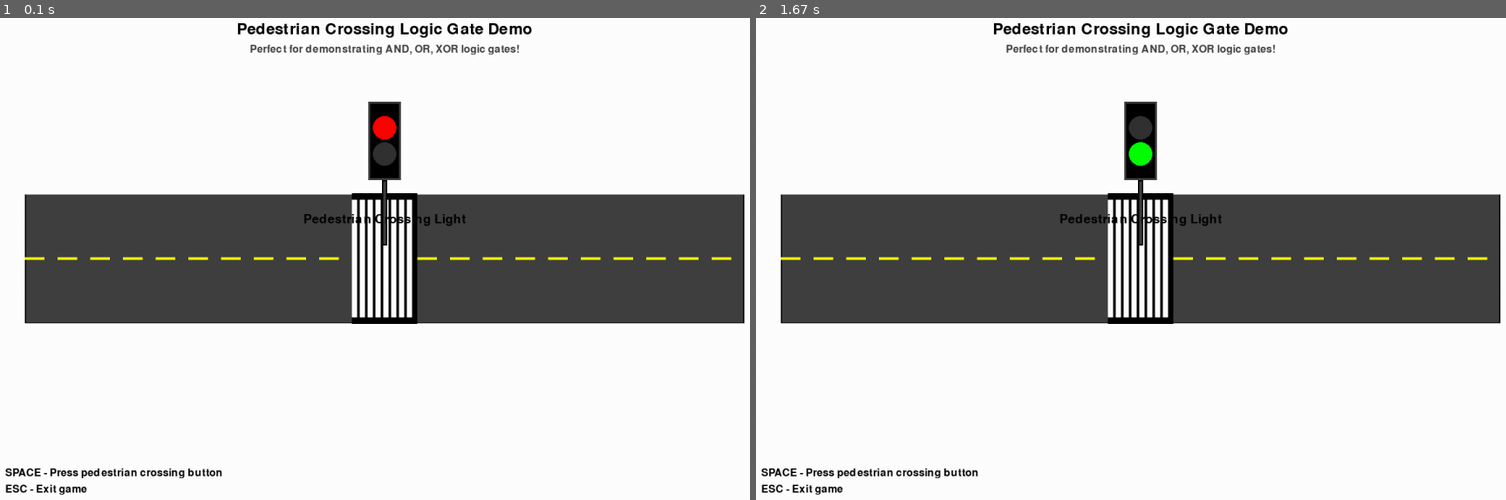
Above: before the commit, frames 1-2 (left to right).
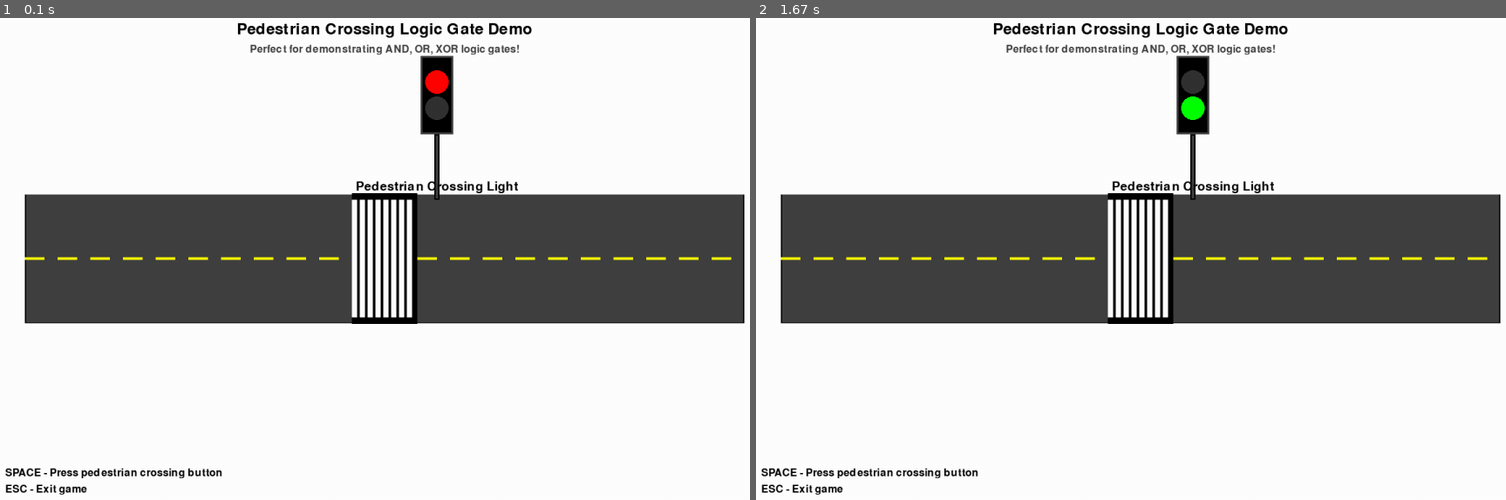
Above: after the commit, the same moments.

Repository: Ekpenga9000/traffic-crossing
Game: pygame game, started from main.py
Same seed, same stepped clock (60 frames per second), same inputs: the game is played once before the commit and once after it.
Inputs:
- Up to frame 1 (0.1 s): no input
- Up to frame 2 (1.67 s): tap Space at 0.33 s

The runs differ from the first frame. In frame 1, 2.0% of the frame differs, in the area x 40-70%, y 7-48%; in frame 2, 2.0%.

Commit message:
Traffic light position updated.

Diff:
--- a/main.py
+++ b/main.py
@@ -58,8 +58,8 @@
 
         # Pedestrian traffic light (only red and green, no yellow)
         self.pedestrian_light = TrafficLight(
-            x=center_x,                                        # Center of zebra crossing
-            y=center_y - ROAD_WIDTH//2 - 80,                  # Above the road
+            x=center_x + 80,                                  # Moved horizontally by 5rem (~80px)
+            y=center_y - ROAD_WIDTH//2 - 150,                 # On the side of the road, away from crossing
             orientation='vertical'
         )
         self.pedestrian_light.set_red()  # Start with red (pedestrians wait)
@@ -155,7 +155,7 @@
         pedestrian_text = font.render("Pedestrian Crossing Light", True, BLACK)
         pedestrian_rect = pedestrian_text.get_rect(center=(
             self.pedestrian_light.x,
-            self.pedestrian_light.y + 120
+            self.pedestrian_light.y + 140  # Adjusted for side of road position
         ))
         self.screen.blit(pedestrian_text, pedestrian_rect)
 
